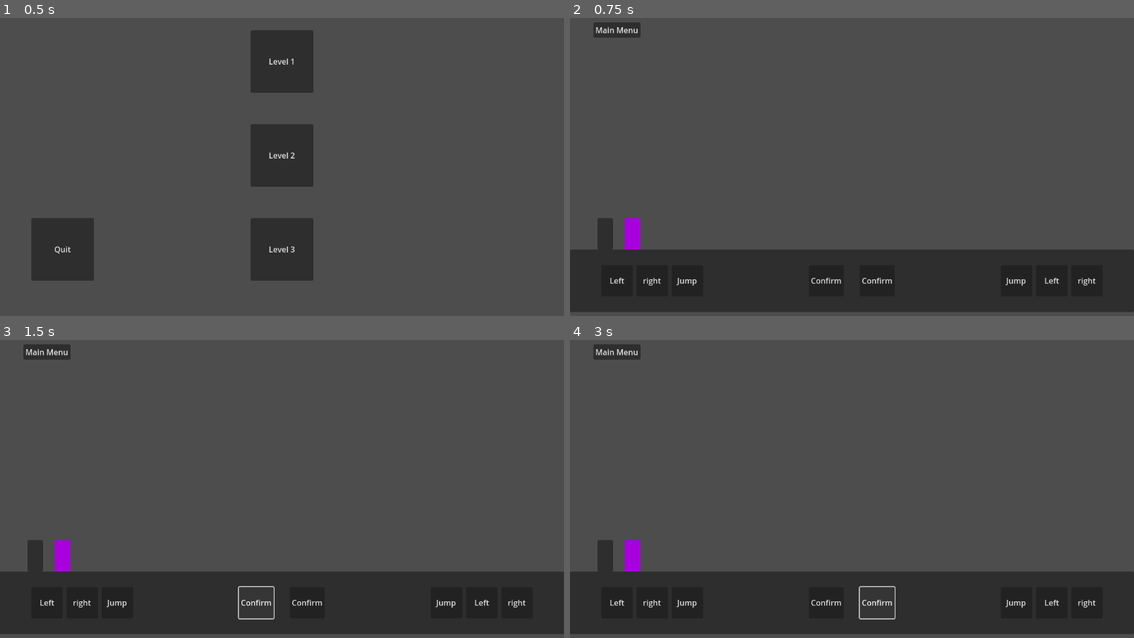
Above: before the commit, frames 1-4 (two rows, left to right).
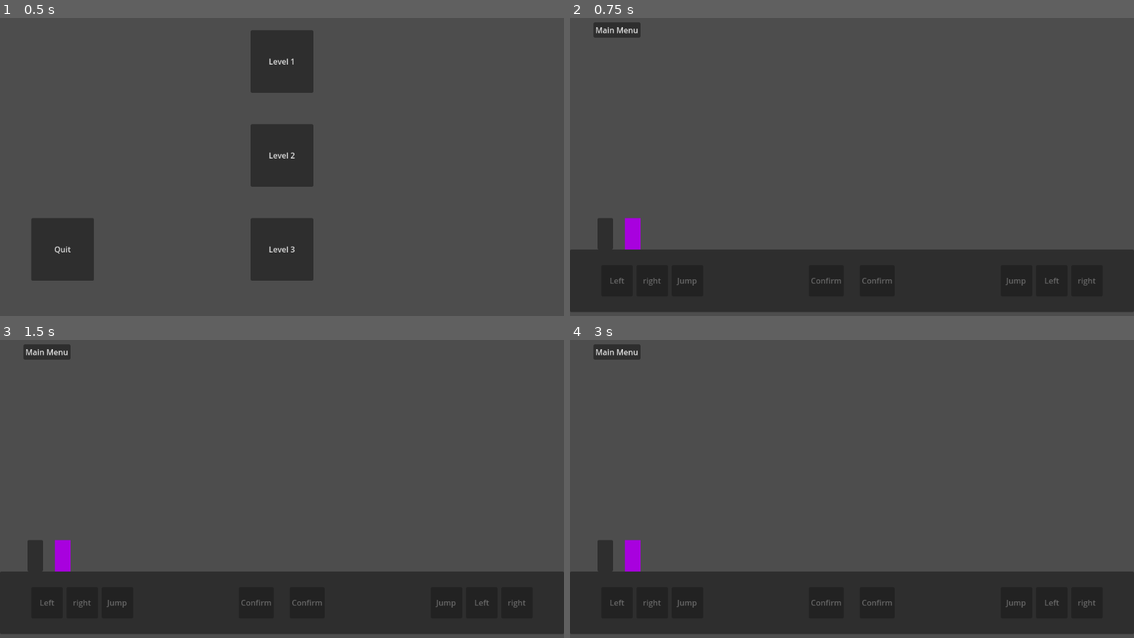
Above: after the commit, the same moments.

Repository: wasoKewi/Tool-Assisted-Sprint
Game: Godot game, scene res://Levels/Main Menu.tscn
The game is run twice, just before and just after one commit, with the same random seed, the same clock (stepped at 60 frames per second) and the same inputs.
Inputs (mouse positions are in pixels of both pictures, inside the frame that each line leads up to):
- Up to frame 1 (0.5 s): no input
- Up to frame 2 (0.75 s): click "Level 1" at 0.5 s
- Up to frame 3 (1.5 s): click (253, 602) at 1.25 s, where only the run before the commit has a clickable "Confirm"
- Up to frame 4 (3 s): click (823, 602) at 2 s, where only the run before the commit has a clickable "Confirm"; click (874, 602) at 2.75 s, where only the run before the commit has a clickable "Confirm"

Frame 1 is identical in both runs. In frame 2, 0.3% of the frame differs, in the area x 7-94%, y 87-90%; in frame 3, 0.4%, in the area x 7-94%, y 82-94%; in frame 4, 0.4%.
Error before the commit: Invalid operands 'Nil' and 'int' in operator '+'. (res://Misc)

Commit message:
Working on making le pausing

Diff:
--- a/CharacterBody2D.gd
+++ b/CharacterBody2D.gd
@@ -9,20 +9,20 @@
 
 
 func _physics_process(delta):
-	if get_node("../../UI").fullconf:
+	if get_node("../../../UI").fullconf:
 		if not is_on_floor():
 			velocity.y += gravity * delta
 
 		# Handle jump.
-		if get_node("../../UI").jump2 and is_on_floor():
+		if get_node("../../../UI").jump2 and is_on_floor():
 			velocity.y = JUMP_VELOCITY
 
-		var direction = get_node("../../UI").xdir2
+		var direction = get_node("../../../UI").xdir2
 
 		if direction:
 			velocity.x = direction * SPEED
 		else:
 			velocity.x = move_toward(velocity.x, 0, SPEED)
 
-		get_node("../../UI").turndone = true
+		get_node("../../../UI").turndone = true
 	move_and_slide()
--- a/Levels/level_1.tscn
+++ b/Levels/level_1.tscn
@@ -7,27 +7,44 @@
 [sub_resource type="RectangleShape2D" id="RectangleShape2D_uyrgh"]
 size = Vector2(1152, 128)
 
+[sub_resource type="RectangleShape2D" id="RectangleShape2D_5fmas"]
+size = Vector2(20, 647)
+
 [node name="Level 1" type="Node2D"]
 
-[node name="Floor" type="StaticBody2D" parent="."]
+[node name="UI" parent="." instance=ExtResource("3_cglcl")]
+process_mode = 3
 
-[node name="CollisionShape2D" type="CollisionShape2D" parent="Floor"]
+[node name="Players" type="Node2D" parent="."]
+process_mode = 1
+
+[node name="Player" type="Node2D" parent="Players"]
+
+[node name="Player" parent="Players/Player" instance=ExtResource("1_1u8qu")]
+position = Vector2(72, 480)
+
+[node name="Player2" type="Node2D" parent="Players"]
+
+[node name="Player2" parent="Players/Player2" instance=ExtResource("2_nhs5o")]
+position = Vector2(128, 480)
+
+[node name="Collisions" type="Node" parent="."]
+
+[node name="Floor" type="StaticBody2D" parent="Collisions"]
+
+[node name="CollisionShape2D" type="CollisionShape2D" parent="Collisions/Floor"]
 position = Vector2(576, 576)
 shape = SubResource("RectangleShape2D_uyrgh")
 
-[node name="Panel" type="Panel" parent="Floor"]
+[node name="Panel" type="Panel" parent="Collisions/Floor"]
 offset_top = 512.0
 offset_right = 1152.0
 offset_bottom = 640.0
 
-[node name="Player" type="Node2D" parent="."]
+[node name="CollisionShape2D" type="CollisionShape2D" parent="Collisions"]
+position = Vector2(-10, 314)
+shape = SubResource("RectangleShape2D_5fmas")
 
-[node name="Player" parent="Player" instance=ExtResource("1_1u8qu")]
-position = Vector2(72, 480)
-
-[node name="Player2" type="Node" parent="."]
-
-[node name="Player2" parent="Player2" instance=ExtResource("2_nhs5o")]
-position = Vector2(128, 480)
-
-[node name="UI" parent="." instance=ExtResource("3_cglcl")]
+[node name="CollisionShape2D2" type="CollisionShape2D" parent="Collisions"]
+position = Vector2(1162, 314)
+shape = SubResource("RectangleShape2D_5fmas")
--- a/Misc Stuff/MovementButtons.gd
+++ b/Misc Stuff/MovementButtons.gd
@@ -12,8 +12,10 @@
 
 var turndone = false
 
-var framecount
+var framecount = 0
 var framelength = 10
+
+signal pausetoggle(value)
 
 func _process(delta):
 	framecount+=1
@@ -21,12 +23,12 @@
 
 	if conf1 and conf2:
 		fullconf = true
-
+		emit_signal("pausetoggle",fullconf)
 
 	if turndone:
 		if framecount >= framelength:
 			fullconf = false
-			turndone = false
+			emit_signal("pausetoggle",fullconf)
 
 
 func _on_left_p_1_button_down():
--- a/Misc Stuff/MovementButtons.tscn
+++ b/Misc Stuff/MovementButtons.tscn
@@ -15,6 +15,7 @@
 offset_bottom = 640.0
 
 [node name="P1" type="Node" parent="AspectRatioContainer"]
+process_mode = 2
 
 [node name="LeftP1" type="Button" parent="AspectRatioContainer/P1"]
 offset_left = 64.0
@@ -46,6 +47,7 @@
 text = "Confirm"
 
 [node name="P2" type="Node" parent="AspectRatioContainer"]
+process_mode = 2
 
 [node name="LeftP2" type="Button" parent="AspectRatioContainer/P2"]
 offset_left = 952.0
@@ -77,8 +79,10 @@
 text = "Confirm"
 
 [node name="Misc" type="Node" parent="AspectRatioContainer"]
+process_mode = 3
 
 [node name="Menu" type="Button" parent="AspectRatioContainer/Misc"]
+process_mode = 3
 offset_left = 48.0
 offset_top = 48.0
 offset_right = 144.0
--- a/Player/Player.gd
+++ b/Player/Player.gd
@@ -7,24 +7,23 @@
 # Get the gravity from the project settings to be synced with RigidBody nodes.
 var gravity = ProjectSettings.get_setting("physics/2d/default_gravity")
 
-
 func _physics_process(delta):
-	if get_node("../../UI").fullconf:
+	if get_node("../../../UI").fullconf:
 		if not is_on_floor():
 			velocity.y += gravity * delta
 
 		# Handle jump.
-		if get_node("../../UI").jump1 and is_on_floor():
+		if get_node("../../../UI").jump1 and is_on_floor():
 			velocity.y = JUMP_VELOCITY
 
-		var direction = get_node("../../UI").xdir1
+		var direction = get_node("../../../UI").xdir1
 
 		if direction:
 			velocity.x = direction * SPEED
 		else:
 			velocity.x = move_toward(velocity.x, 0, SPEED)
 
-		get_node("../../UI").turndone = true
+		get_node("../../../UI").turndone = true
 
 
 	move_and_slide()
--- /dev/null
+++ b/game_manager.gd
@@ -0,0 +1,13 @@
+extends Node
+
+
+
+func phase():
+	var pause: bool = false
+
+	if pause == true:
+		get_tree().paused = true
+	else:
+		get_tree().paused = false
+
+	print(pause)
--- a/project.godot
+++ b/project.godot
@@ -15,6 +15,10 @@
 config/features=PackedStringArray("4.2", "Forward Plus")
 config/icon="res://icon.svg"
 
+[autoload]
+
+GameManager="*res://game_manager.gd"
+
 [display]
 
 window/vsync/vsync_mode=0
Not shown, added: Current WIP.txt
Not shown: 1 places in Levels/level_1.tscn that only renumber resources
